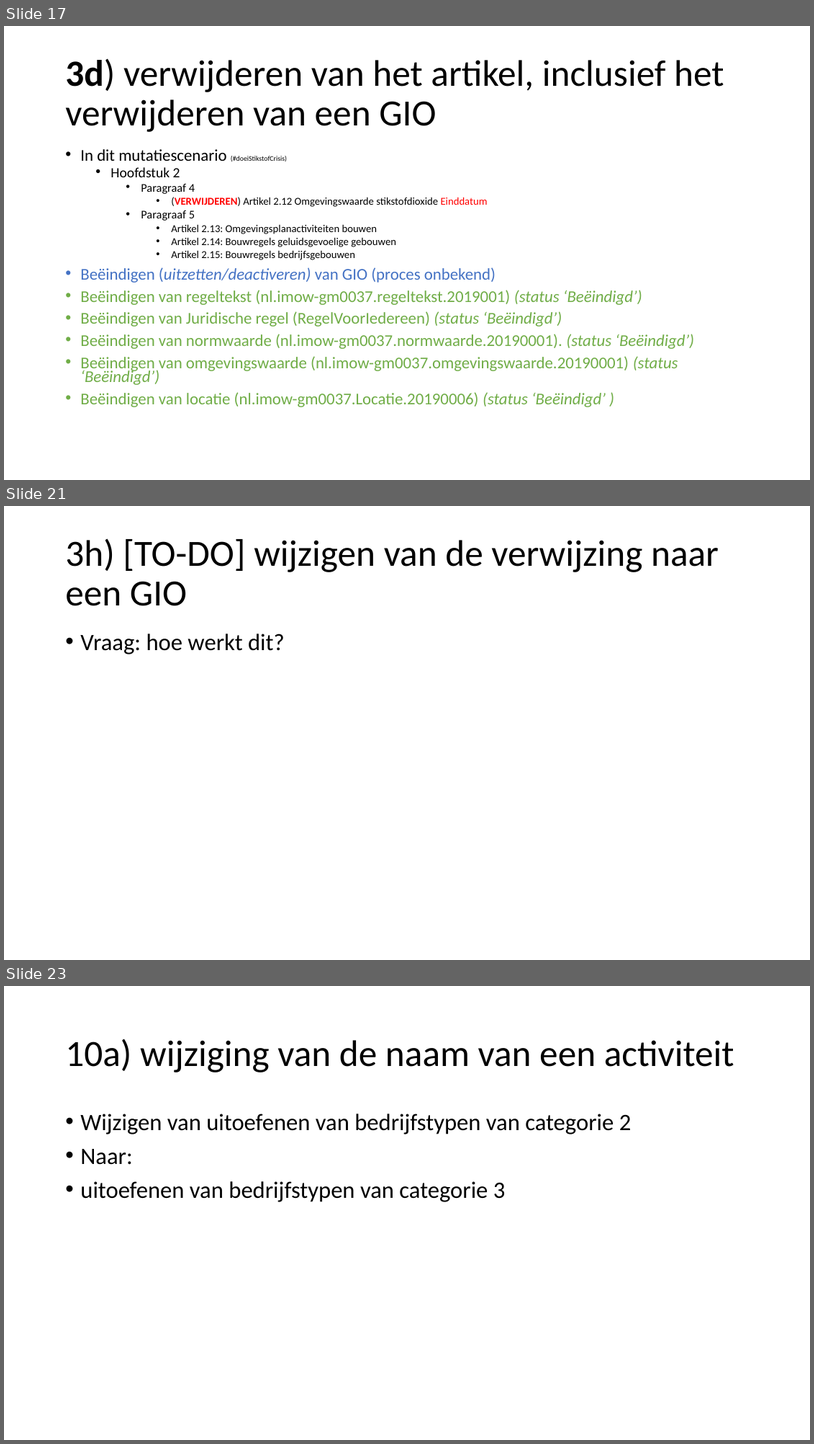
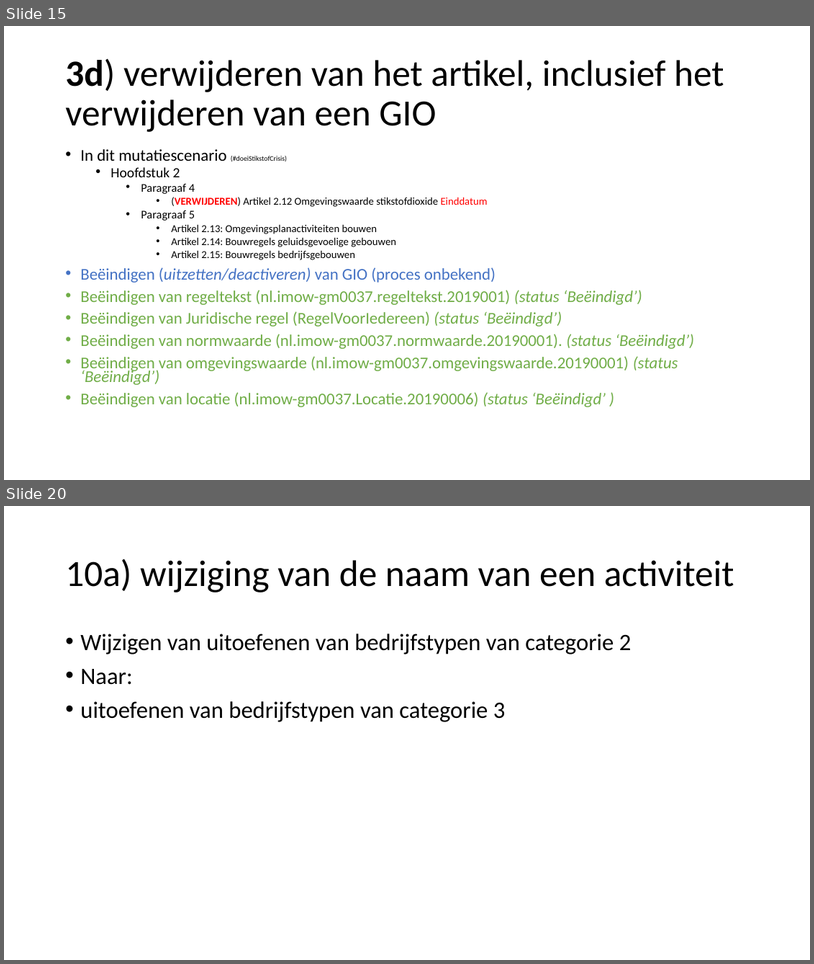
Before and after one commit to Geonovum/xml_omgevingsplan_gemeentestad, a slide deck: Submutatiescenario_s.pptx. Shown one above the other, each under a label of ours: slides 17, 21 and 23 before the commit, slides 15 and 20 after it; the slides between them are not shown. The pictures are 814x1444 and 814x964 pixels, drawn with LibreOffice and Linux fonts; fonts in the diff are those of the drawing. Boxes give left, top, right and bottom in pixels: in the first picture for what was removed or moved away, otherwise in the second. Text is boxed around its words. In the diff, an @@ line names an element or a change of style, - is before the commit and + after.

```diff
--- a/Submutatiescenario_s.pptx
+++ b/Submutatiescenario_s.pptx
@@ slide 21 removed at [4,506,810,960], background #FFFFFF @@
@@ title removed at [65,538,719,606] @@
-3h) [TO-DO] wijzigen van de verwijzing naar een GIO
@@ text removed at [80,633,285,654] @@
-• Vraag: hoe werkt dit?
@@ what was slide 17 is now slide 15 @@
@@ what was slide 23 is now slide 20 @@
```
Also in this commit, not shown: 14 slides changed, 2 slides added, 4 other slides removed.
